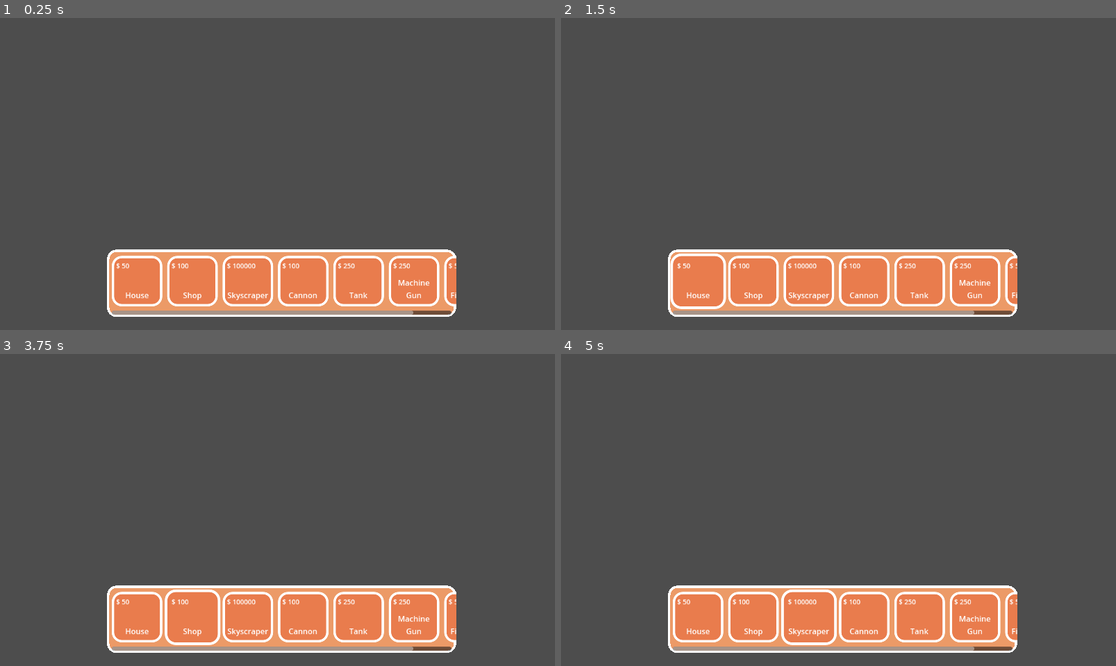
Above: before the commit, frames 1-4 (two rows, left to right).
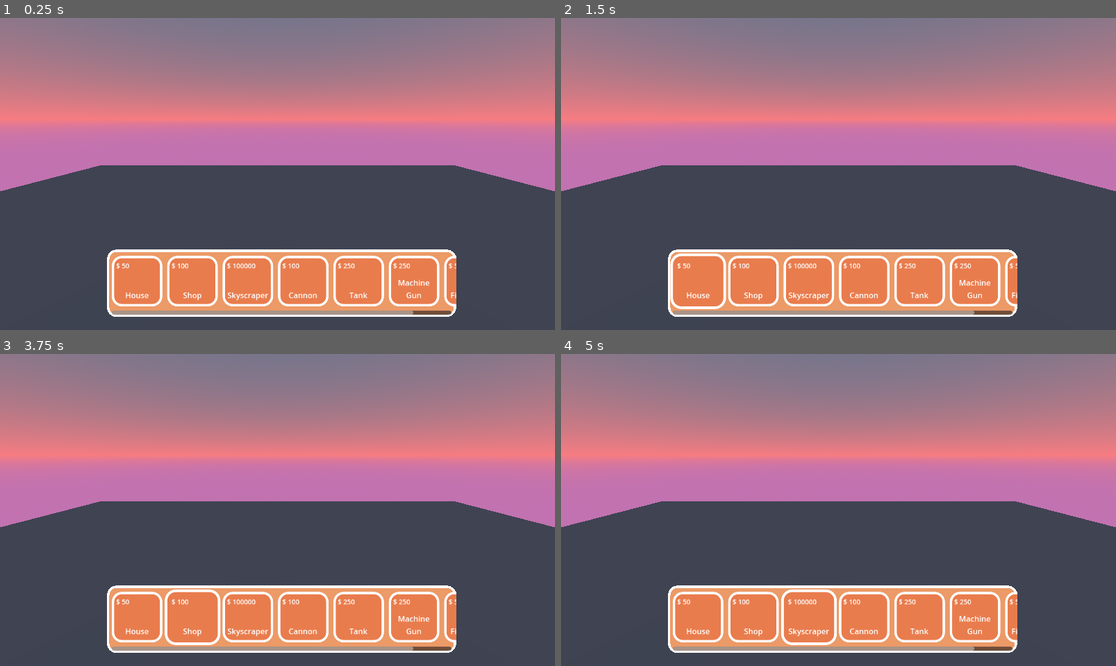
Above: after the commit, the same moments.

Repository: star6fish/Digital_Tech_CookieCity
Game: Godot game, scene res://Scenes/main_scene.tscn
Same seed, same stepped clock (60 frames per second), same inputs: the game is played once before the commit and once after it. The project has no main scene, so this scene is started directly.
Inputs (mouse positions are in pixels of both pictures, inside the frame that each line leads up to):
- Up to frame 1 (0.25 s): no input
- Up to frame 2 (1.5 s): click (699, 280) at 0.52 s; click (699, 280) at 1.27 s
- Up to frame 3 (3.75 s): click (138, 616) at 2.02 s; tap Enter at 2.75 s; tap Space at 3.5 s; move the mouse to (194, 616) at 3.52 s
- Up to frame 4 (5 s): tap Enter at 4.25 s; move the mouse to (810, 616) at 4.27 s

The runs differ from the first frame. In frame 1, 49% of the frame differs, in the area x 0-100%, y 0-56%; in frame 2, 49%; in frame 3, 49%; in frame 4, 49%.
Error after the commit: Attempt to call function 'instantiate' in base 'null instance' on a null instance. (res://Scripts/main_scene.gd:38)

Commit message:
14/07/2025

Diff:
--- a/Assets/building_template.tscn
+++ b/Assets/building_template.tscn
@@ -1,6 +1,6 @@
 [gd_scene load_steps=4 format=3 uid="uid://bknyh2vya7pe"]
 
-[ext_resource type="StyleBox" uid="uid://7l4b37vxc3ve" path="res://Assets/new_style_box_flat2.tres" id="1_ed4md"]
+[ext_resource type="StyleBox" uid="uid://7l4b37vxc3ve" path="res://Assets/panel_unselected.tres" id="1_ed4md"]
 [ext_resource type="Script" path="res://Scripts/button_FX.gd" id="1_fw8tj"]
 
 [sub_resource type="StyleBoxEmpty" id="StyleBoxEmpty_gfywa"]
@@ -9,10 +9,12 @@
 custom_minimum_size = Vector2(105, 105)
 layout_mode = 3
 anchors_preset = 0
-offset_right = 105.0
+offset_left = -2.0
+offset_right = 103.0
 offset_bottom = 105.0
 pivot_offset = Vector2(52.5, 52.5)
 script = ExtResource("1_fw8tj")
+metadata/building = ""
 
 [node name="Label3" type="Label" parent="."]
 z_index = 1
@@ -78,3 +80,4 @@
 [connection signal="button_up" from="Button" to="." method="_on_button_button_up"]
 [connection signal="mouse_entered" from="Button" to="." method="_on_button_mouse_entered"]
 [connection signal="mouse_exited" from="Button" to="." method="_on_button_mouse_exited"]
+[connection signal="pressed" from="Button" to="." method="_on_button_pressed"]
--- /dev/null
+++ b/Assets/panel_selected.tres
@@ -0,0 +1,15 @@
+[gd_resource type="StyleBoxFlat" format=3 uid="uid://ca5r3yd85ry5q"]
+
+[resource]
+content_margin_left = 15.0
+content_margin_top = 13.0
+bg_color = Color(0.912003, 0.48639, 0.299859, 1)
+border_width_left = 5
+border_width_top = 5
+border_width_right = 5
+border_width_bottom = 5
+border_color = Color(0, 1, 0, 1)
+corner_radius_top_left = 20
+corner_radius_top_right = 20
+corner_radius_bottom_right = 20
+corner_radius_bottom_left = 20
--- /dev/null
+++ b/Scenes/cannon.tscn
@@ -0,0 +1,3 @@
+[gd_scene format=3 uid="uid://c3vip27eabb5s"]
+
+[node name="Node3D" type="Node3D"]
--- /dev/null
+++ b/Scenes/church.tscn
@@ -0,0 +1,3 @@
+[gd_scene format=3 uid="uid://y0buen22veut"]
+
+[node name="Node3D" type="Node3D"]
--- /dev/null
+++ b/Scenes/fighter_jet.tscn
@@ -0,0 +1,3 @@
+[gd_scene format=3 uid="uid://c66ctdvfb8m3g"]
+
+[node name="Node3D" type="Node3D"]
--- /dev/null
+++ b/Scenes/house.tscn
@@ -0,0 +1,9 @@
+[gd_scene load_steps=2 format=3 uid="uid://dxs3nphe6q57"]
+
+[sub_resource type="BoxMesh" id="BoxMesh_p4ivy"]
+
+[node name="Node3D" type="Node3D"]
+
+[node name="MeshInstance3D" type="MeshInstance3D" parent="."]
+transform = Transform3D(1, 0, 0, 0, 1, 0, 0, 0, 1, 0, 0.5, 0)
+mesh = SubResource("BoxMesh_p4ivy")
--- /dev/null
+++ b/Scenes/machine_gun.tscn
@@ -0,0 +1,3 @@
+[gd_scene format=3 uid="uid://bfrhjn1u6h1ns"]
+
+[node name="Node3D" type="Node3D"]
--- a/Scenes/main_scene.tscn
+++ b/Scenes/main_scene.tscn
@@ -1,12 +1,30 @@
-[gd_scene load_steps=4 format=3 uid="uid://c1dpq15ag6r24"]
+[gd_scene load_steps=10 format=3 uid="uid://c1dpq15ag6r24"]
 
 [ext_resource type="StyleBox" uid="uid://bmp3egxyyb3ns" path="res://Assets/new_style_box_flat.tres" id="1_3tuov"]
 [ext_resource type="Script" path="res://Scripts/main_scene.gd" id="1_7hg08"]
 [ext_resource type="PackedScene" uid="uid://bknyh2vya7pe" path="res://Assets/building_template.tscn" id="2_esms4"]
+[ext_resource type="StyleBox" uid="uid://ca5r3yd85ry5q" path="res://Assets/panel_selected.tres" id="2_pgo2f"]
+[ext_resource type="StyleBox" uid="uid://7l4b37vxc3ve" path="res://Assets/panel_unselected.tres" id="4_nhymn"]
+
+[sub_resource type="ProceduralSkyMaterial" id="ProceduralSkyMaterial_lar3c"]
+sky_horizon_color = Color(0.968627, 0.486275, 0.505882, 1)
+ground_bottom_color = Color(0.759053, 0.446963, 0.691542, 1)
+ground_horizon_color = Color(0.967188, 0.488212, 0.504874, 1)
+
+[sub_resource type="Sky" id="Sky_y8t8d"]
+sky_material = SubResource("ProceduralSkyMaterial_lar3c")
+
+[sub_resource type="Environment" id="Environment_2aggu"]
+background_mode = 2
+sky = SubResource("Sky_y8t8d")
+
+[sub_resource type="PlaneMesh" id="PlaneMesh_uisws"]
 
 [node name="Node3D" type="Node3D"]
 script = ExtResource("1_7hg08")
 building_template = ExtResource("2_esms4")
+panel_selected = ExtResource("2_pgo2f")
+panel_unselected = ExtResource("4_nhymn")
 
 [node name="Control" type="Control" parent="."]
 layout_mode = 3
@@ -27,4 +45,15 @@
 layout_mode = 2
 theme_override_constants/separation = 10
 
+[node name="WorldEnvironment" type="WorldEnvironment" parent="."]
+environment = SubResource("Environment_2aggu")
+
 [node name="Camera3D" type="Camera3D" parent="."]
+transform = Transform3D(1, 0, 0, 0, 0.965926, 0.258819, 0, -0.258819, 0.965926, 0, 2, 1)
+
+[node name="GridMap" type="GridMap" parent="."]
+metadata/_editor_floor_ = Vector3(0, 0, 0)
+
+[node name="MeshInstance3D" type="MeshInstance3D" parent="."]
+transform = Transform3D(8, 0, 0, 0, 1, 0, 0, 0, 4, 0, 0, -4)
+mesh = SubResource("PlaneMesh_uisws")
--- /dev/null
+++ b/Scenes/shop.tscn
@@ -0,0 +1,3 @@
+[gd_scene format=3 uid="uid://brf8r4brj4pfs"]
+
+[node name="Node3D" type="Node3D"]
--- /dev/null
+++ b/Scenes/skyscraper.tscn
@@ -0,0 +1,3 @@
+[gd_scene format=3 uid="uid://cupcmaikaf54f"]
+
+[node name="Node3D" type="Node3D"]
--- /dev/null
+++ b/Scenes/tank.tscn
@@ -0,0 +1,3 @@
+[gd_scene format=3 uid="uid://csy83sp2t28m6"]
+
+[node name="Node3D" type="Node3D"]
--- a/Scripts/button_FX.gd
+++ b/Scripts/button_FX.gd
@@ -29,3 +29,7 @@
 
 	var tween = create_tween()
 	tween.tween_property($Panel2, "scale", Vector2(1, 1), 0.15)
+
+
+func _on_button_pressed() -> void:
+	get_parent().get_parent().get_parent().get_parent()._select_building(get_meta("building"))
--- a/Scripts/global.gd
+++ b/Scripts/global.gd
@@ -3,11 +3,11 @@
 var cookie_dough : int = 0
 
 var buildings : Dictionary = {
-	"House" = {"scene" = "", "price" = 50},
-	"Shop" = {"scene" = "", "price" = 100},
-	"Skyscraper" = {"scene" = "", "price" = 100000},
-	"Cannon" = {"scene" = "", "price" = 100},
-	"Tank" = {"scene" = "", "price" = 250},
-	"Machine Gun" = {"scene" = "", "price" = 250},
-	"Fighter Jet" = {"scene" = "", "price" = 5000}
+	"House" = {"scene" = "res://Scenes/house.tscn", "price" = 50},
+	"Shop" = {"scene" = "res://Scenes/shop.tscn", "price" = 100},
+	"Skyscraper" = {"scene" = get_node("res://Scenes/skyscraper.tscn"), "price" = 100000},
+	"Cannon" = {"scene" = get_node("res://Scenes/cannon.tscn"), "price" = 100},
+	"Tank" = {"scene" = get_node("res://Scenes/tank.tscn"), "price" = 250},
+	"Machine Gun" = {"scene" = get_node("res://Scenes/machine_gun.tscn"), "price" = 250},
+	"Fighter Jet" = {"scene" = get_node("res://Scenes/fighter_jet.tscn"), "price" = 5000}
 }
--- a/Scripts/main_scene.gd
+++ b/Scripts/main_scene.gd
@@ -4,10 +4,14 @@
 
 @export var building_template : PackedScene
 
+@export var panel_selected : StyleBoxFlat
+@export var panel_unselected : StyleBoxFlat
+
 var buildings : Dictionary = Global.buildings
 
+var current_building : Node3D = null
 
-#Loads the building catalogue on the screen
+# Loads the building catalogue on the screen
 func _load_building_catalogue():
 
 	$Control.get_node("ScrollContainer").visible = true
@@ -17,6 +21,8 @@
 
 		var new_building_template : Control = building_template.instantiate()
 
+		new_building_template.set_meta("building", i)
+
 		new_building_template.get_node("Label3").text = i
 		new_building_template.get_node("Label4").text = "$ " + str(building.price)
 
@@ -24,8 +30,20 @@
 
 		new_building_template.get_node("Label3").set("theme_override_font_sizes/font_size", new_font_size)
 
-		$Control.get_node("ScrollContainer").get_node("HBoxContainer").add_child(new_building_template)
+		get_node("Control/ScrollContainer/HBoxContainer").add_child(new_building_template)
 
+
+# Selects the building that the player has pressed
+func _select_building(building_name):
+	current_building = get_node(global.buildings[building_name].scene).instantiate()
+
+	add_child(current_building)
+
+	for i : Control in get_node("Control/ScrollContainer/HBoxContainer").get_children():
+		if i.get_meta("building") == building_name:
+			i.get_node("Panel2").set("theme_override_styles/panel", panel_selected)
+		else:
+			i.get_node("Panel2").set("theme_override_styles/panel", panel_unselected)
 
 # Called when the node enters the scene tree for the first time.
 func _ready() -> void:
Renamed: Assets/new_style_box_flat2.tres -> Assets/panel_unselected.tres
